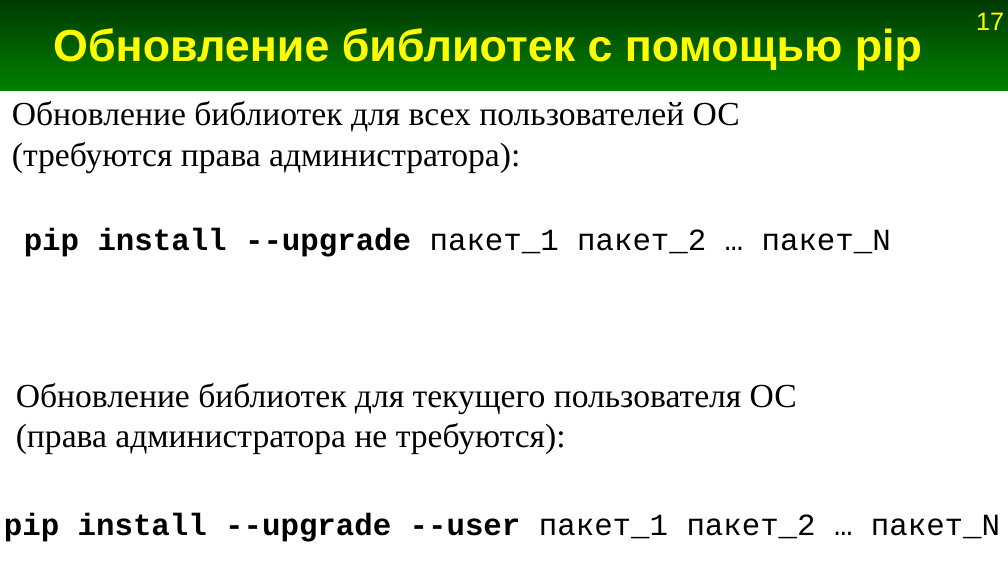
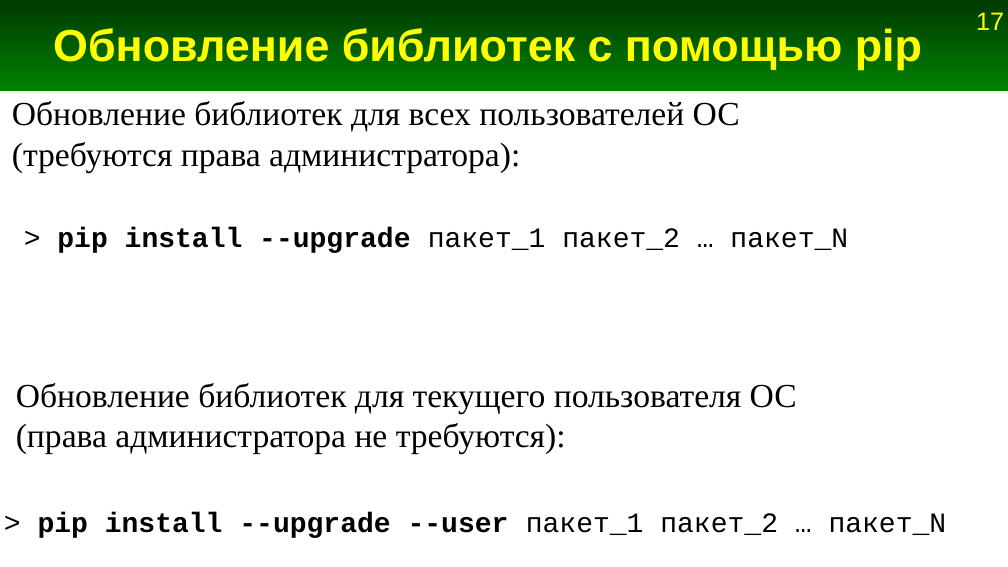
Before and after one commit to Jenyay/python-lectures, a slide deck: slide 17 of presentations/13. Modules.odp. Drawn at 1008x567 pixels with LibreOffice and Linux fonts; fonts in the diff are those of the drawing. Boxes give left, top, right and bottom in pixels: in the first picture for what was removed or moved away, otherwise in the second. Text is boxed around its words. In the diff, an @@ line names an element or a change of style, - is before the commit and + after.

```diff
--- a/presentations/13. Modules.odp
+++ b/presentations/13. Modules.odp
@@ text at [57, 227, 848, 253]: text changed; size 22 to 20 pt @@
-pip install --upgrade пакет_1 пакет_2 … пакет_N
+> pip install --upgrade пакет_1 пакет_2 … пакет_N
@@ text at [38, 513, 947, 538]: text changed; size 22 to 20 pt @@
-pip install --upgrade --user пакет_1 пакет_2 … пакет_N
+> pip install --upgrade --user пакет_1 пакет_2 … пакет_N
```
Also in this commit, not shown: 5 other slides changed, 13 slides added, 1 other file.
